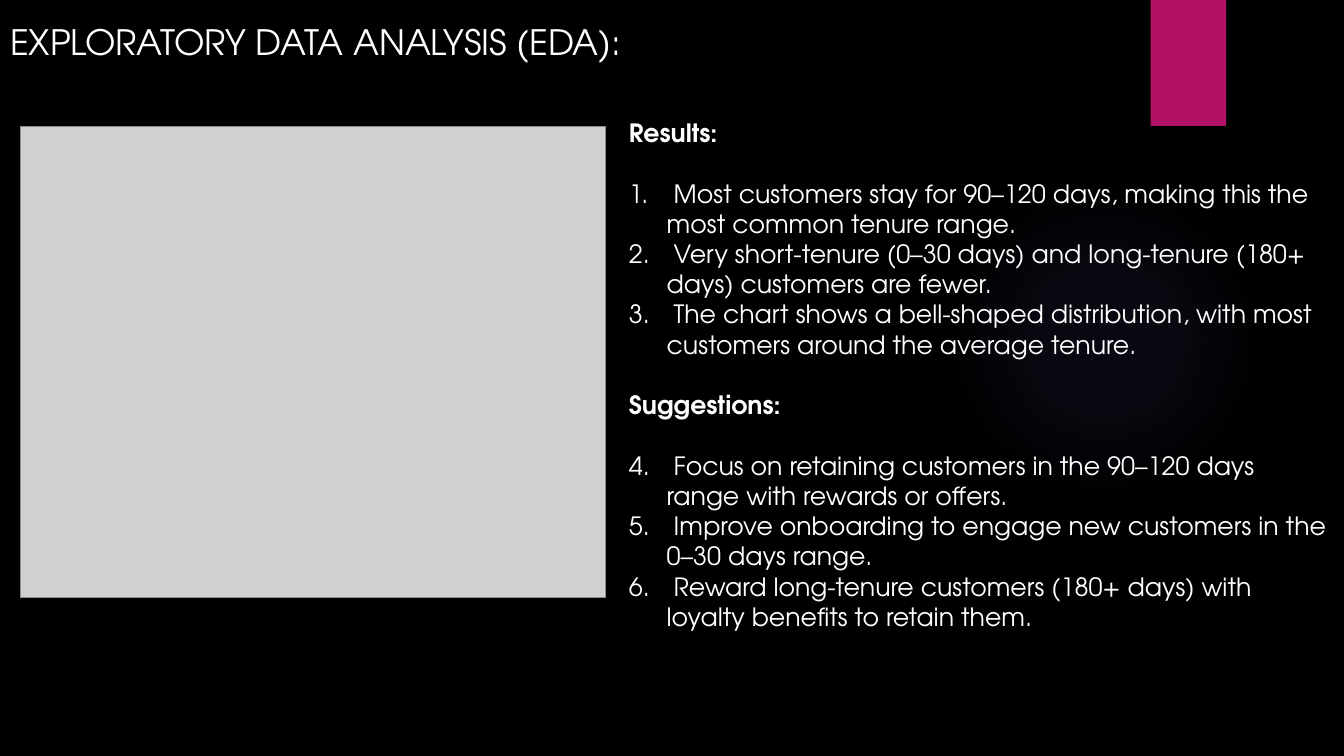
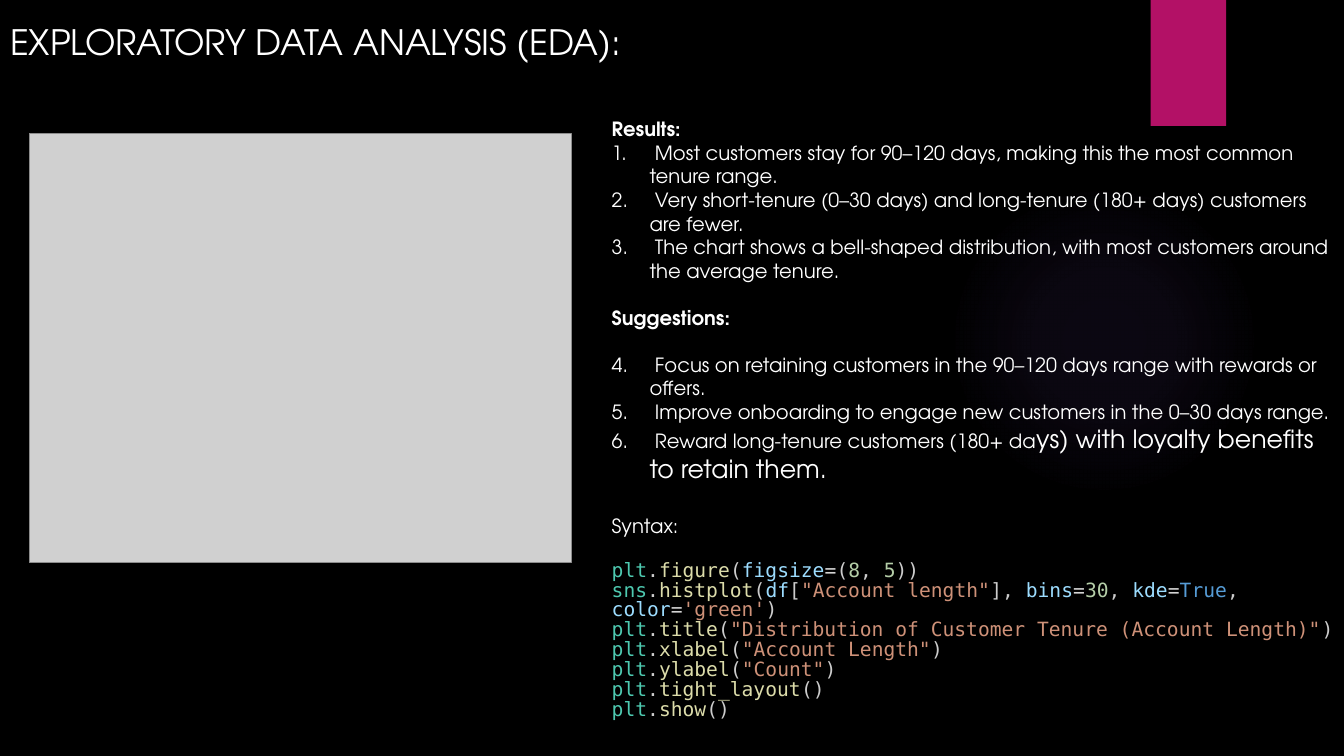
Before and after one commit to MariaBurke-sal/Telecom-Churn, a slide deck: slide 3 of Analyzing Telecom Churn Data for Business Insights and.pptx. Drawn at 1344x756 pixels with LibreOffice and Linux fonts; fonts in the diff are those of the drawing; grey boxes stand for pictures; background and template pictures are left out. Boxes give left, top, right and bottom in pixels: in the first picture for what was removed or moved away, otherwise in the second. Text is boxed around its words. In the diff, an @@ line names an element or a change of style, - is before the commit and + after.

```diff
--- a/Analyzing Telecom Churn Data for Business Insights and.pptx
+++ b/Analyzing Telecom Churn Data for Business Insights and.pptx
@@ text "Results:": place and size @@
-text "Results:" at box(629, 123, 1326, 631)
+text "Results:" at box(612, 121, 1334, 720)
@@ picture: place and size @@
-picture at box(20, 126, 605, 597)
+picture at box(29, 134, 572, 563)
@@ text at box(612, 121, 1329, 479): size 18 to 14 pt in "Results:", "Most customers stay for 90–120 days, making ...", "Very short-tenure (0–30 days) and long-tenure (180+ ...", "The chart shows a bell-shaped distribution, with ..." and 4 more places @@
@@ text at box(612, 518, 1334, 720): paragraphs added @@
+Syntax:
+plt.figure(figsize=(8, 5))
+sns.histplot(df["Account length"], bins=30, kde=True, color='green')
+plt.title("Distribution of Customer Tenure (Account Length)")
+plt.xlabel("Account Length")
+plt.ylabel("Count")
+plt.tight_layout()
+plt.show()
```
Also in this commit, not shown: 8 other slides changed, 1 slide removed.
